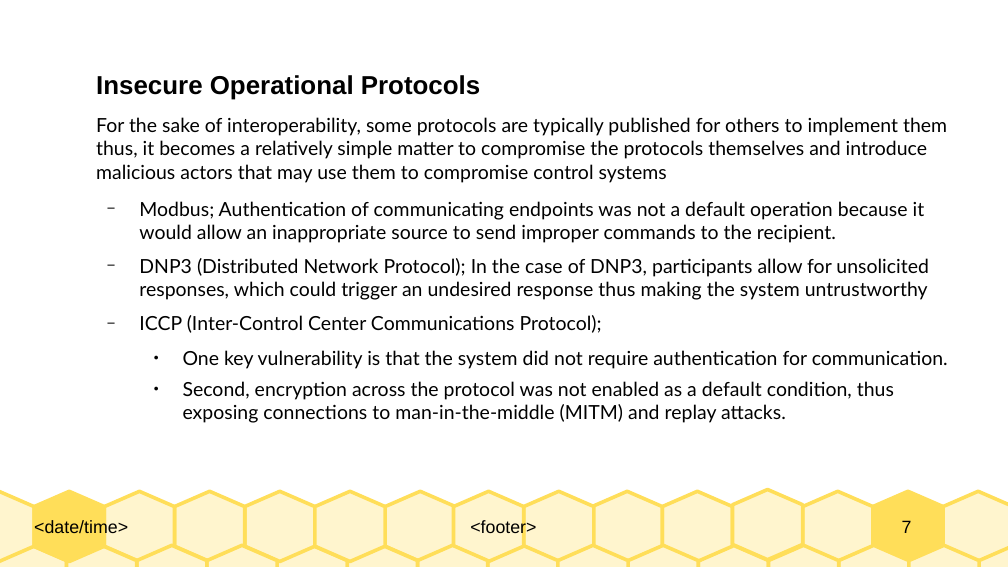
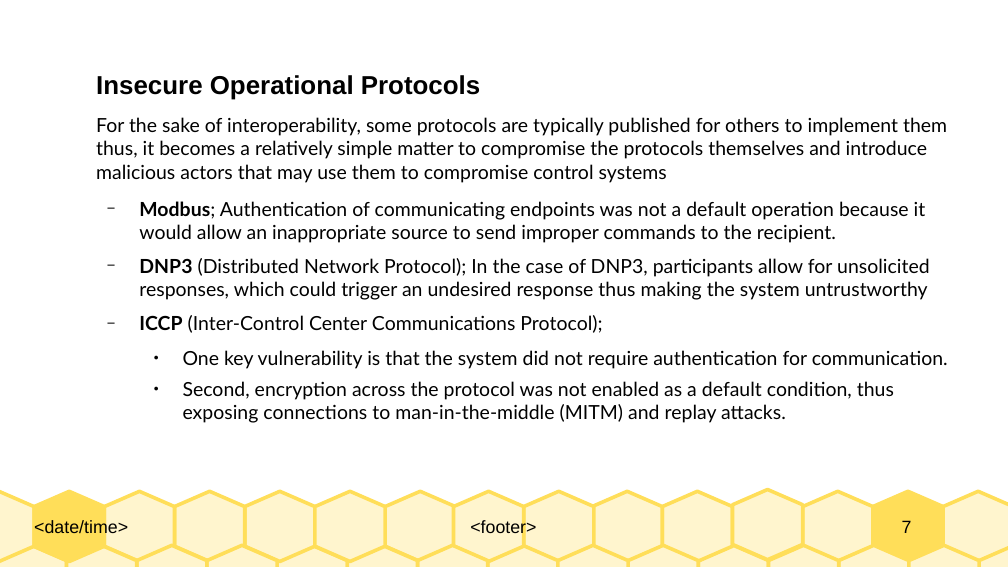
Before and after one commit to Dihfahsih1/Masters-Software-Engineering, a slide deck: slide 7 of yr-sem1/IoT/Chapter-8-slides.odp. Drawn at 1008x567 pixels with LibreOffice and Linux fonts; fonts in the diff are those of the drawing. Boxes give left, top, right and bottom in pixels: in the first picture for what was removed or moved away, otherwise in the second. Text is boxed around its words. In the diff, an @@ line names an element or a change of style, - is before the commit and + after.

```diff
--- a/yr-sem1/IoT/Chapter-8-slides.odp
+++ b/yr-sem1/IoT/Chapter-8-slides.odp
@@ text at (139, 201, 930, 333): bold on in "Modbus;", "DNP3", "ICCP" @@
```
Also in this commit, not shown: 9 slides added.
